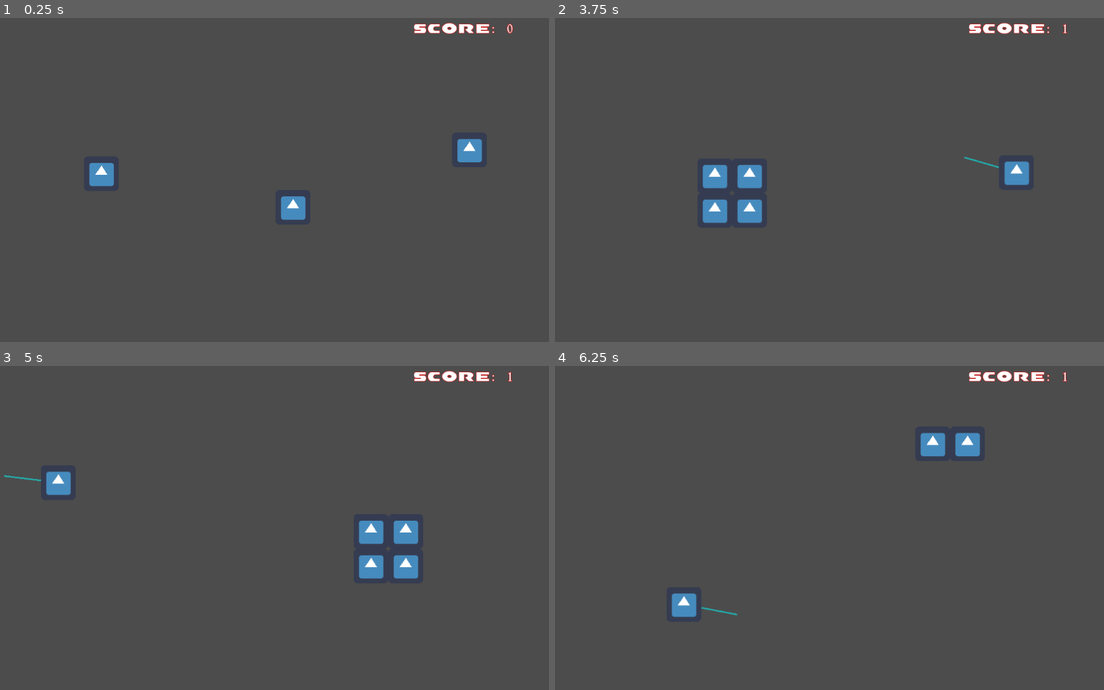
Above: before the commit, frames 1-4 (two rows, left to right).
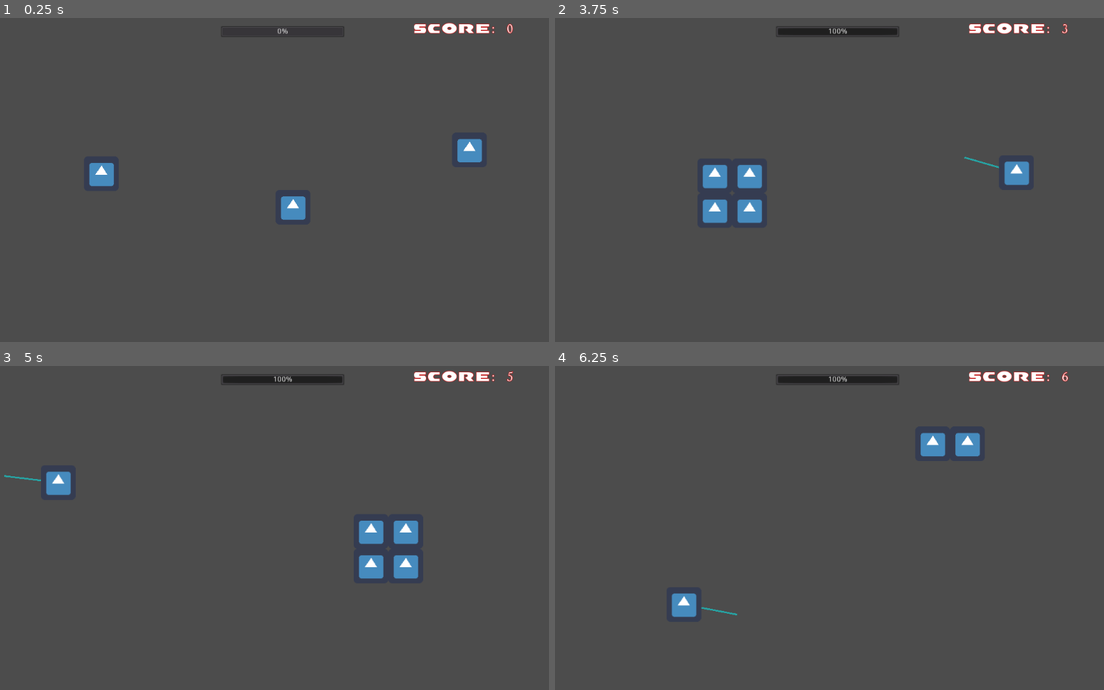
Above: after the commit, the same moments.

Repository: csweet22/FamilyFeud
Game: Godot game, scene res://Main.tscn
Same seed, same stepped clock (60 frames per second), same inputs: the game is played once before the commit and once after it. The engine's default icon, where the game draws it, is replaced by a stand-in: a white triangle on a blue panel in a dark square.
Inputs:
- Up to frame 1 (0.25 s): no input
- Up to frame 2 (3.75 s): hold D (move_right) 0.53-1.28 s; tap Space (dash) at 0.6 s; hold S (move_down) 1.28-2.03 s; tap 1 at 1.35 s; hold D (move_right) 2.03-2.78 s; hold 2 2.03-2.78 s; hold W (move_up) 2.78-3.53 s; tap 3 at 2.85 s; hold A (move_left) from 3.53 s (still down); hold 4 from 3.53 s (still down)
- Up to frame 3 (5 s): keep holding A (move_left); release 4 at 4.28 s; tap Space (dash) at 4.35 s
- Up to frame 4 (6.25 s): release A (move_left) at 5.03 s; hold S (move_down) 5.03-5.78 s; hold 1 5.03-5.78 s; hold D (move_right) from 5.78 s (still down); tap 2 at 5.85 s

The runs differ from the first frame. In frame 1, 0.1% of the frame differs, in the area x 40-63%, y 2-6%; in frame 2, 0.6%; in frame 3, 0.6%; in frame 4, 0.6%, in the area x 40-94%, y 1-6%.

Commit message:
Progress Bar

Diff:
--- a/GameManager.gd
+++ b/GameManager.gd
@@ -1,24 +1,28 @@
 extends Node
 
 
-var ms = 1
+var s = 0
 var score = 0
+var prog_time = 0
 func _on_counter_timeout():
-	score += ms
-	score = ms
+	#score += ms
+	s+=1
+	score+=1
 	pass
 
-func increase_points_per_second():
-	ms += 1
+func _process(delta):
+	$Score.set_text("SCORE:" + str(score))
+	score_multipliers()
 
-func _process(delta):
-	#if break apart signal received-> check if 2 break apart or 4
-	$Score.set_text("SCORE:" + str(score))
 
-	# Have a way to detect every time objects collide
+func score_multipliers():
+	if s >= 0 and s <180:
+		$Score/counter.wait_time = 1
+	if s > 180:
+		$Score/counter.wait_time = 0.75   #Can add more and vary values after seeing gameplay
+	elif s > 300:
+		$Score/counter.wait_time = 0.5
 
-func example():
-	$Score/counter.wait_time = 1
 
 func _on_KinematicBody2D_double_was_broken():
 	print("double broken")
@@ -26,6 +30,13 @@
 
 func _quad_was_broken():
 	print("quad broken!")
+	score += 600
 
 func _object_became_quad():
 	print("an obj has become quad!")
+	_on_ProgressTime_timeout()
+
+
+func _on_ProgressTime_timeout():
+	while $ProgressBar.value <100:
+		$ProgressBar.value += 1
--- a/GameManager.tscn
+++ b/GameManager.tscn
@@ -20,7 +20,15 @@
 custom_fonts/normal_font = SubResource( 2 )
 
 [node name="counter" type="Timer" parent="Score"]
-wait_time = 0.316
 autostart = true
 
+[node name="ProgressBar" type="ProgressBar" parent="."]
+margin_left = 413.0
+margin_top = 16.0
+margin_right = 641.0
+margin_bottom = 37.0
+
+[node name="ProgressTime" type="Timer" parent="ProgressBar"]
+
 [connection signal="timeout" from="Score/counter" to="." method="_on_counter_timeout"]
+[connection signal="timeout" from="ProgressBar/ProgressTime" to="." method="_on_ProgressTime_timeout"]
--- a/Main.tscn
+++ b/Main.tscn
@@ -25,6 +25,3 @@
 polygon = PoolVector2Array( 78, 576, 83, 22, 952, 31, 943, 576, 107, 576, 89, 646, 1073, 635, 1064, -160, -108, -153, -16, 623 )
 
 [node name="GameManager" parent="." groups=["GameManager"] instance=ExtResource( 3 )]
-
-[connection signal="double_was_broken" from="KinematicBody2D" to="GameManager" method="_on_KinematicBody2D_double_was_broken"]
-[connection signal="double_was_broken" from="KinematicBody2D2" to="GameManager" method="_on_KinematicBody2D2_double_was_broken"]
--- a/project.godot
+++ b/project.godot
@@ -16,6 +16,7 @@
 
 [autoload]
 
+Global="*res://Global.gd"
 Singleton="*res://Singleton.gd"
 
 [gui]
Not shown, added: LOJAM_2022_Simple_font_reduced_layout.tiff
